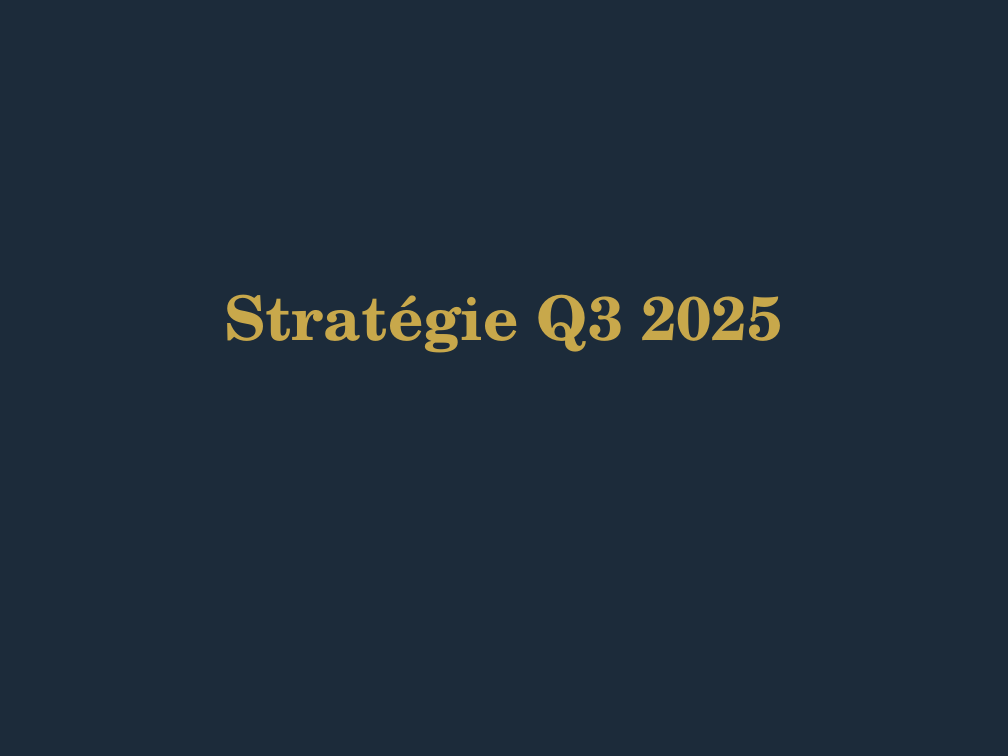
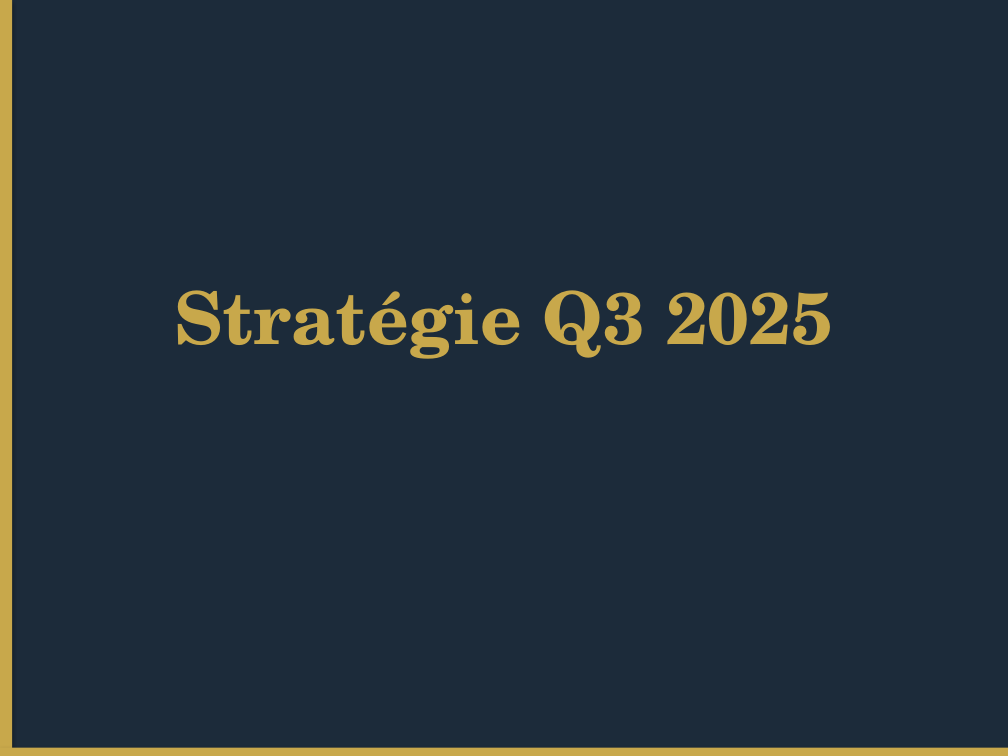
Before and after one commit to matisselebretonmatisselebreton-arch/salut, a slide deck: slide 1 of output/test_corporate_redesigned.pptx. Drawn at 1008x756 pixels with LibreOffice and Linux fonts; fonts in the diff are those of the drawing. Boxes give left, top, right and bottom in pixels: in the first picture for what was removed or moved away, otherwise in the second. Text is boxed around its words. In the diff, an @@ line names an element or a change of style, - is before the commit and + after.

```diff
--- a/output/test_corporate_redesigned.pptx
+++ b/output/test_corporate_redesigned.pptx
@@ rectangle added at [0, 0, 12, 756], fill #C8A84B @@
@@ title "Stratégie Q3 2025" at [175, 290, 833, 359]: size 44 to 52 pt @@
@@ rectangle added at [0, 748, 1008, 756], fill #C8A84B @@
```
Also in this commit, not shown: 4 other slides changed, 1 other file.
